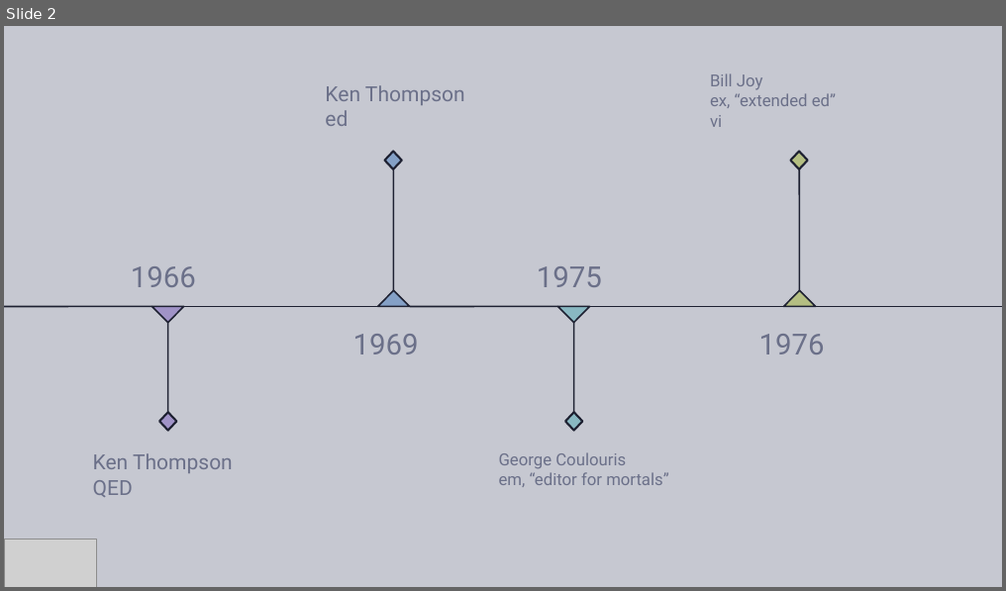
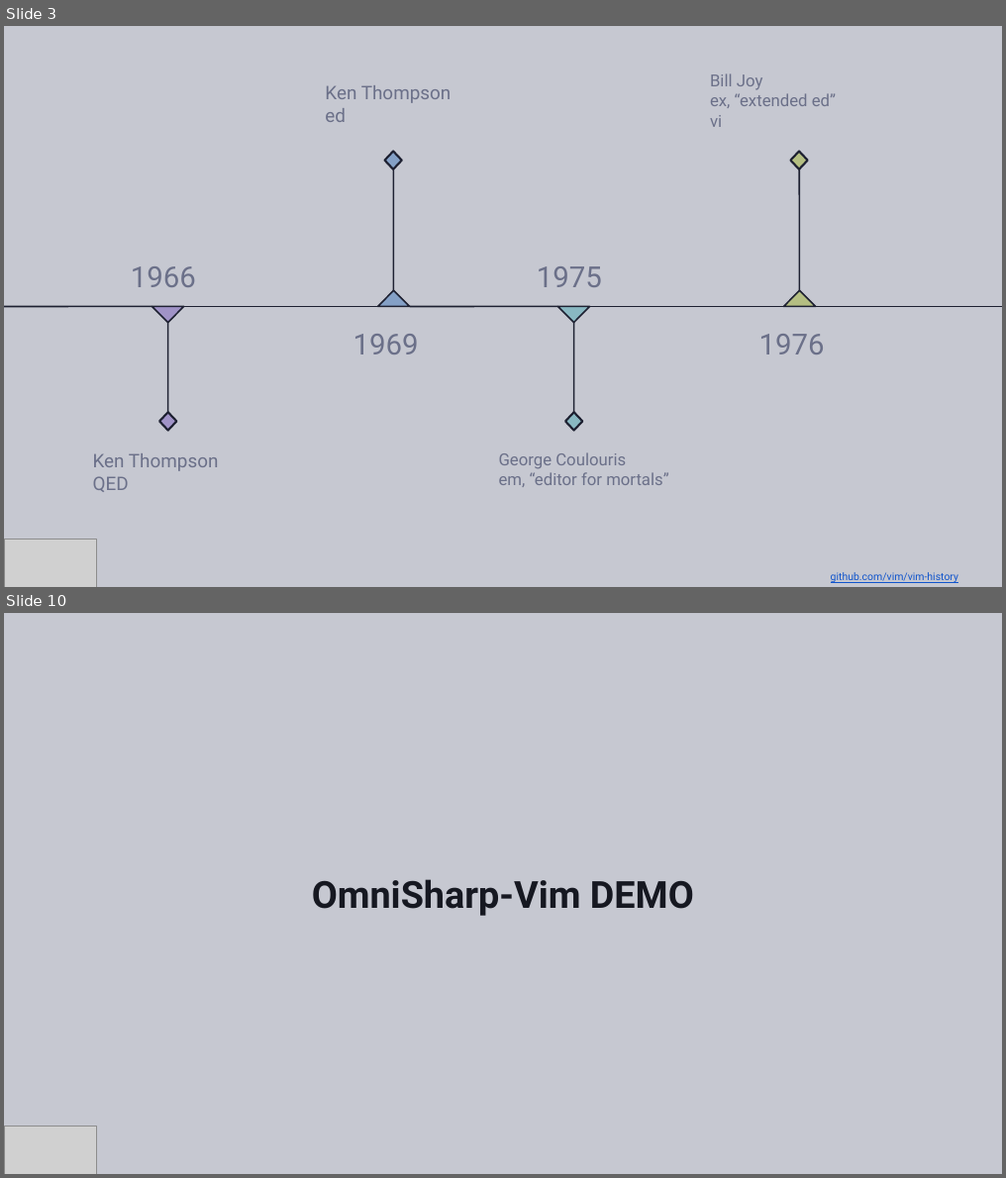
Before and after one commit to Ungerfall/ungerfall.github.io, a slide deck: presentation/vim/vim-in-dotnet.pptx. Shown one above the other, each under a label of ours: slide 2 before the commit, slides 3 and 10 after it; the slides between them are not shown. The pictures are 1006x591 and 1006x1178 pixels, drawn with LibreOffice and Linux fonts; fonts in the diff are those of the drawing; grey boxes stand for pictures; background and template pictures are left out. Boxes give left, top, right and bottom in pixels: in the first picture for what was removed or moved away, otherwise in the second. Text is boxed around its words. In the diff, an @@ line names an element or a change of style, - is before the commit and + after.

```diff
--- a/presentation/vim/vim-in-dotnet.pptx
+++ b/presentation/vim/vim-in-dotnet.pptx
@@ slide 10 added at [4,613,1002,1174], background #C6C8D1 @@
@@ title added at [312,879,694,916], 36 pt, text #161821, bold @@
+OmniSharp-Vim DEMO
@@ picture added at [4,1127,97,1174] @@
@@ what was slide 2 is now slide 3 @@
@@ slide 3 changed as well @@
@@ text "Ken Thompson" at [325,85,451,122]: size 20 to 18 pt @@
@@ text "Ken Thompson" at [93,454,219,492]: size 20 to 18 pt @@
@@ text added at [831,572,958,583], 10 pt, text #1155CC, underline @@
+github.com/vim/vim-history
```
Also in this commit, not shown: 23 other slides added, 1 slide removed.
